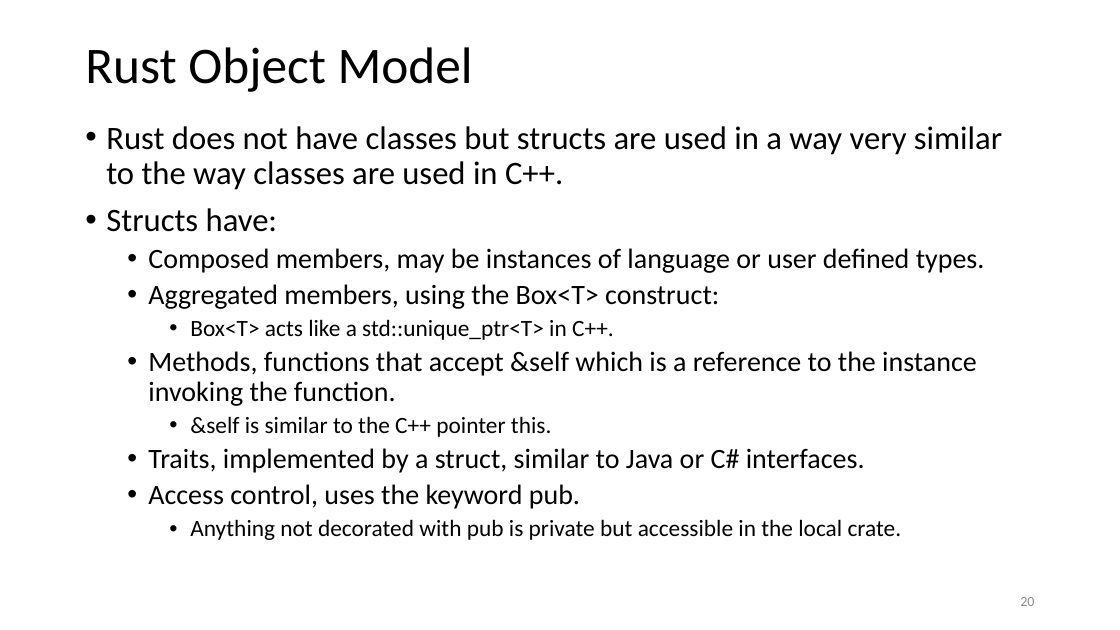
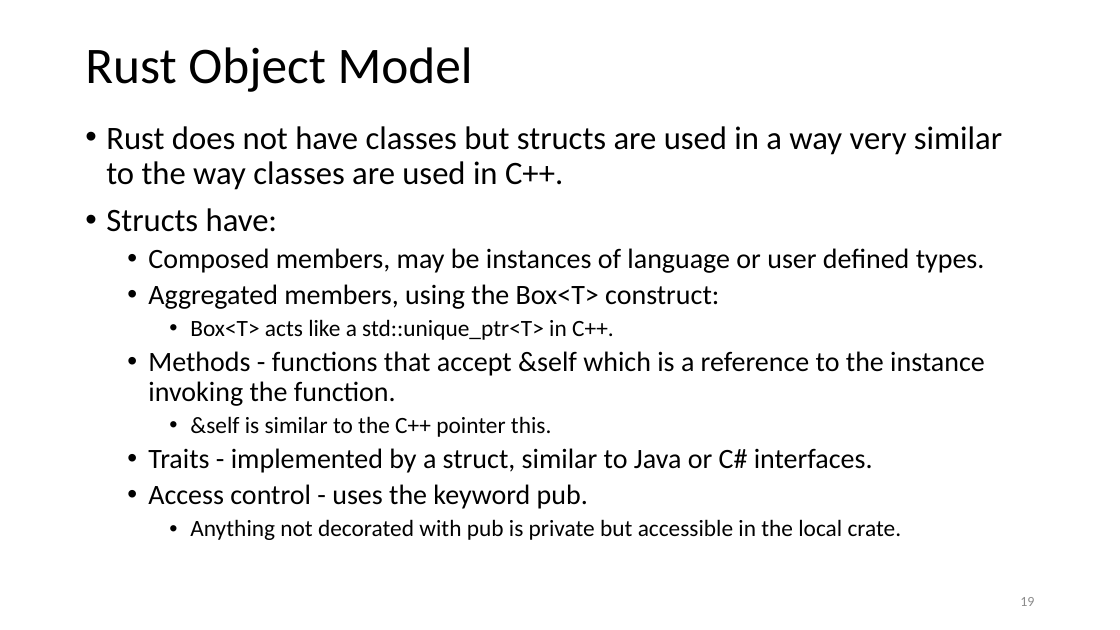
Before and after one commit to JimFawcett/JimFawcett.github.io, a slide deck: slide 19 of Resources/RustModels.pptx (slide 20 before the commit). Drawn at 1120x630 pixels with LibreOffice and Linux fonts; fonts in the diff are those of the drawing. Boxes give left, top, right and bottom in pixels: in the first picture for what was removed or moved away, otherwise in the second. Text is boxed around its words. In the diff, an @@ line names an element or a change of style, - is before the commit and + after.

Commit message:
added exercises for several Rust Story chapters

```diff
--- a/Resources/RustModels.pptx
+++ b/Resources/RustModels.pptx
@@ text at (x1=148, y1=351, x2=985, y2=406): text changed @@
-  • Methods, functions that accept &self which is a reference to the instance invoking the function.
+  • Methods - functions that accept &self which is a reference to the instance invoking the function.
@@ text at (x1=148, y1=448, x2=873, y2=509): text changed @@
-  • Traits, implemented by a struct, similar to Java or C# interfaces.
-  • Access control, uses the keyword pub.
+  • Traits - implemented by a struct, similar to Java or C# interfaces.
+  • Access control - uses the keyword pub.
@@ page number at (x1=1020, y1=597, x2=1034, y2=606): text changed @@
-20
+19
```
Also in this commit, not shown: 8 other slides changed, 1 slide removed, 10 other files.
